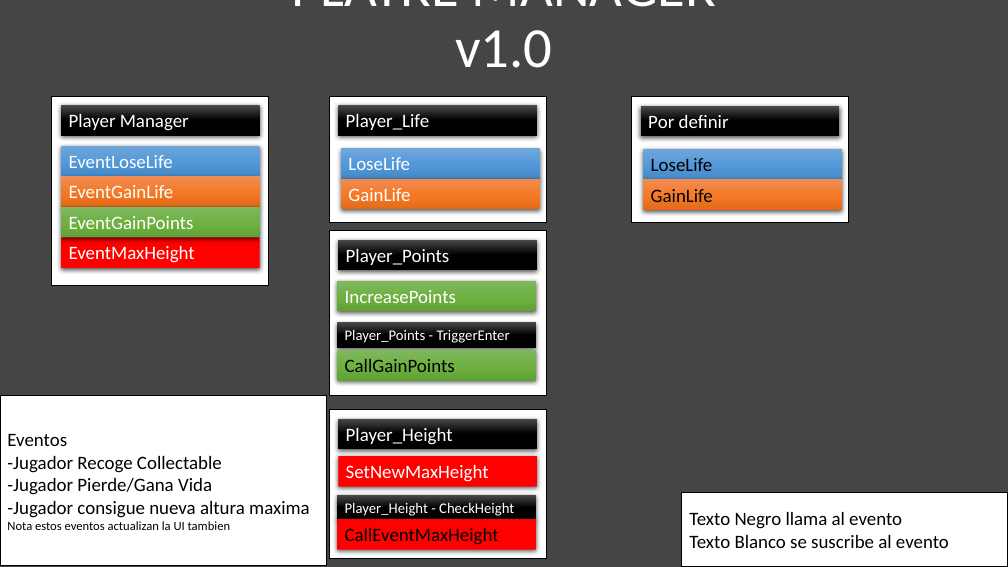
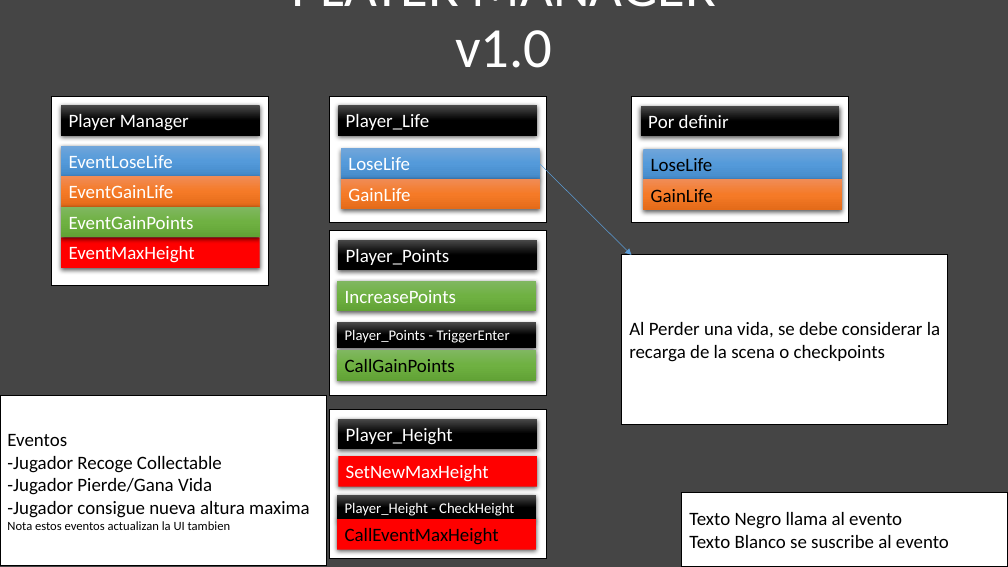
Before and after one commit to marcelOlecram/Bounce-Up, a slide deck: slide 4 of Assets/BounceUp/Otros/GAMA MANAGER v1.pptx. Drawn at 1008x567 pixels with LibreOffice and Linux fonts; fonts in the diff are those of the drawing. Boxes give left, top, right and bottom in pixels: in the first picture for what was removed or moved away, otherwise in the second. Text is boxed around its words. In the diff, an @@ line names an element or a change of style, - is before the commit and + after.

Commit message:
Pequeno avance con los destrutores
ahora se debe considerar como recargar el nivel, Reload o implementar un sistema de checkpoints

```diff
--- a/Assets/BounceUp/Otros/GAMA MANAGER v1.pptx
+++ b/Assets/BounceUp/Otros/GAMA MANAGER v1.pptx
@@ title at [291,0,716,68]: text changed @@
-PLAYRE MANAGER v1.0
+PLAYER MANAGER v1.0
@@ arrow added from (540, 163) to (631, 255), #5B9BD5 0.5 pt @@
@@ rectangle added at [622,255,948,424], fill #FFFFFF, outline #000000 1 pt, 18 pt, text #000000 @@
+Al Perder una vida, se debe considerar la recarga de la scena o checkpoints
```
Also in this commit, not shown: 15 other files.
